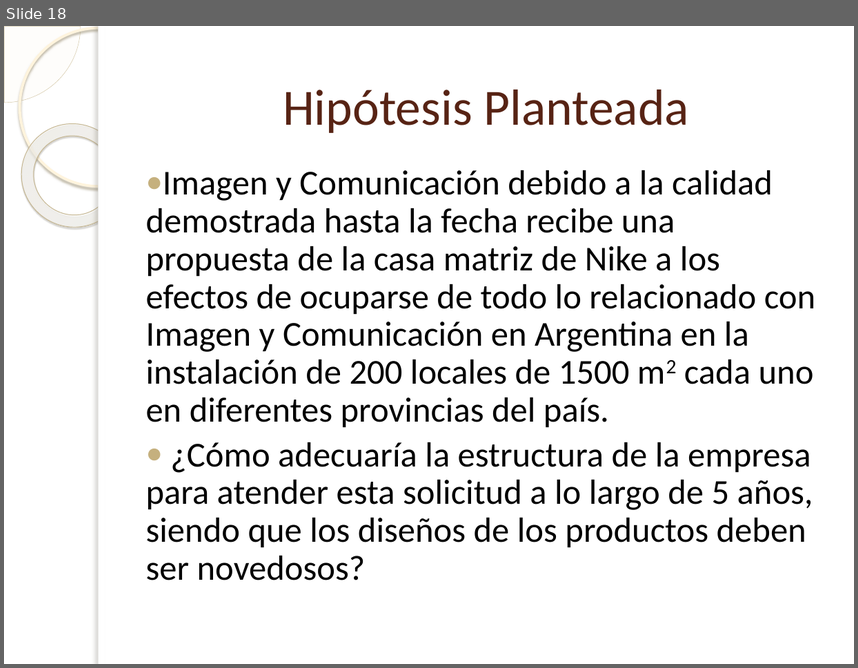
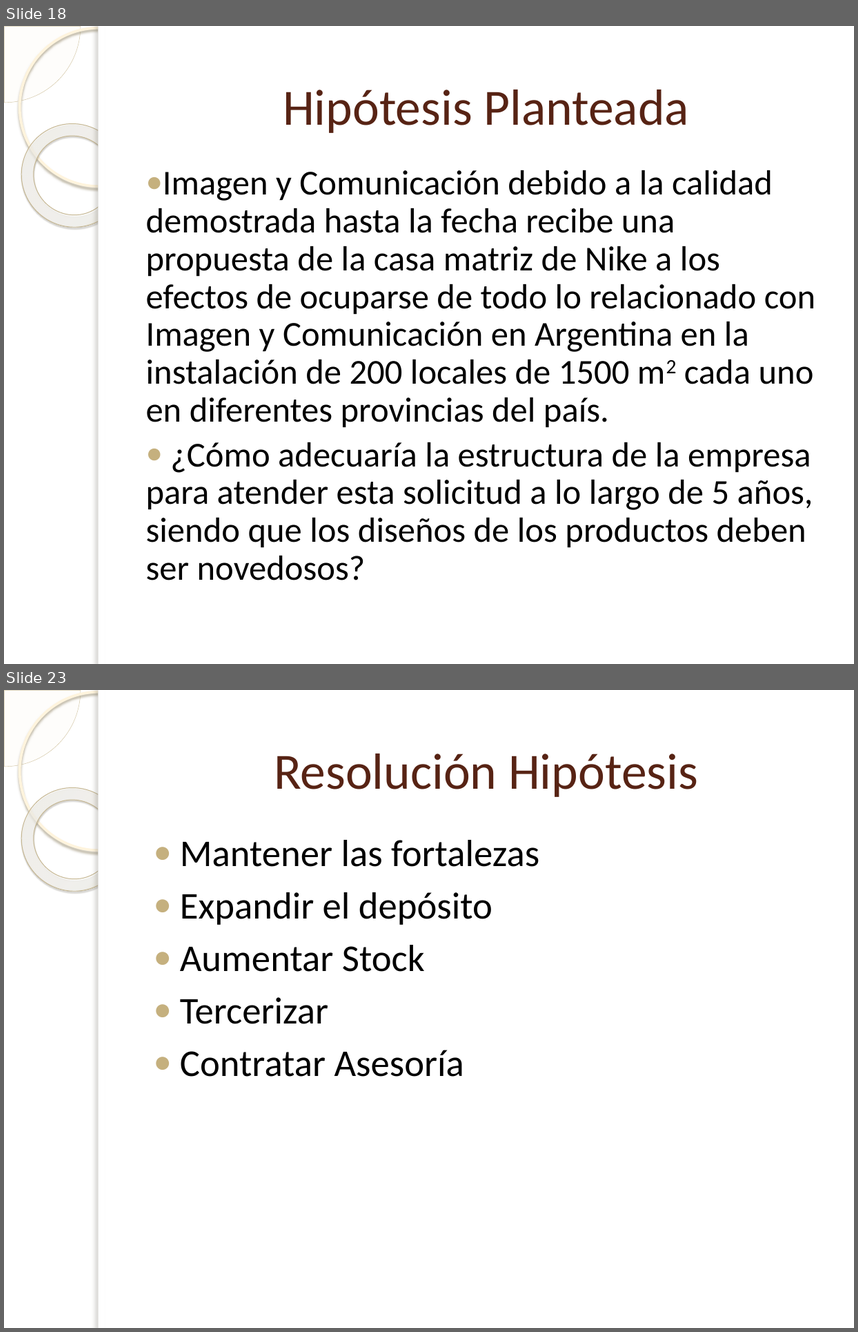
Before and after one commit to Bloodclot24/empresitas, a slide deck: Presentacion/Presentacion.pptx. Shown one above the other, each under a label of ours: slide 18 before the commit, slides 18 and 23 after it; the slides between them are not shown. The pictures are 858x668 and 858x1332 pixels, drawn with LibreOffice and Linux fonts; fonts in the diff are those of the drawing; background and template pictures are left out. Boxes give left, top, right and bottom in pixels: in the first picture for what was removed or moved away, otherwise in the second. Text is boxed around its words. In the diff, an @@ line names an element or a change of style, - is before the commit and + after.

```diff
--- a/Presentacion/Presentacion.pptx
+++ b/Presentacion/Presentacion.pptx
@@ slide 23 added at [4,690,854,1328], background picture (left out); not listed: 5 template elements that a slide beside it also shows @@
@@ title added at [274,753,698,797], 43 pt, text #572314 @@
+Resolución Hipótesis
@@ text added at [180,840,539,1076], 32 pt, text #000000 @@
+● Mantener las fortalezas
+● Expandir el depósito
+● Aumentar Stock
+● Tercerizar
+● Contratar Asesoría
```
Also in this commit, not shown: 3 slides changed, 7 other slides added, 1 slide removed, 5 other files.
